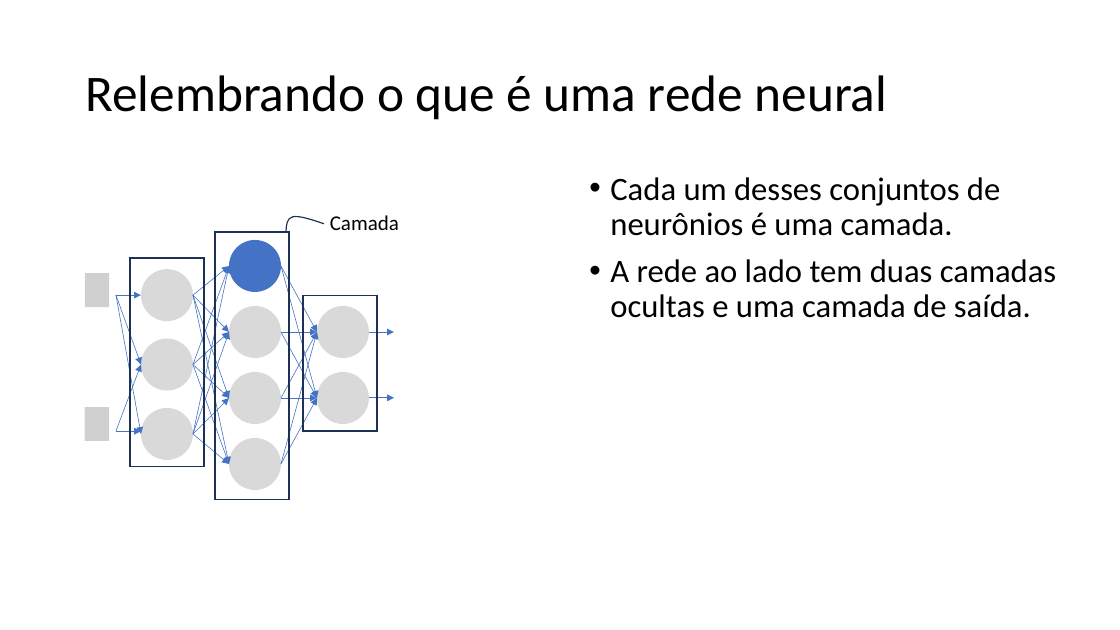
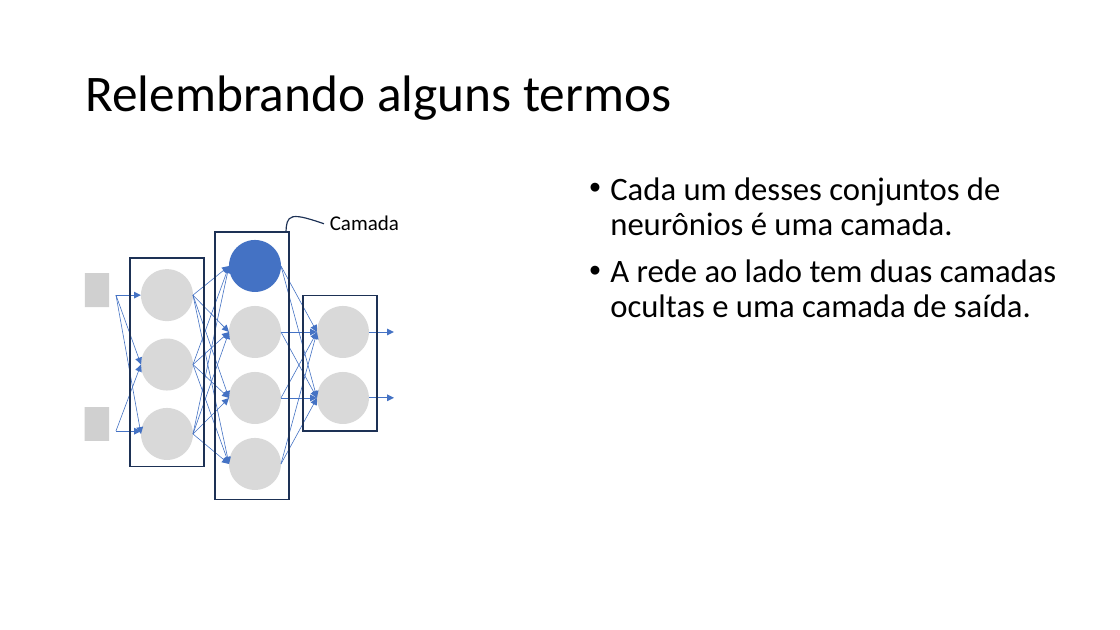
Before and after one commit to zz4fap/tp557-iot-ml, a slide deck: slide 8 of slides/TP557_7_Nossa_primeira_rede_neural.pptx. Drawn at 1120x630 pixels with LibreOffice and Linux fonts; fonts in the diff are those of the drawing; grey boxes stand for pictures. Boxes give left, top, right and bottom in pixels: in the first picture for what was removed or moved away, otherwise in the second. Text is boxed around its words. In the diff, an @@ line names an element or a change of style, - is before the commit and + after.

```diff
--- a/slides/TP557_7_Nossa_primeira_rede_neural.pptx
+++ b/slides/TP557_7_Nossa_primeira_rede_neural.pptx
@@ title at box(85, 75, 671, 120): text changed @@
-Relembrando o que é uma rede neural
+Relembrando alguns termos
```
Also in this commit, not shown: 4 other slides changed, 5 slides added.
